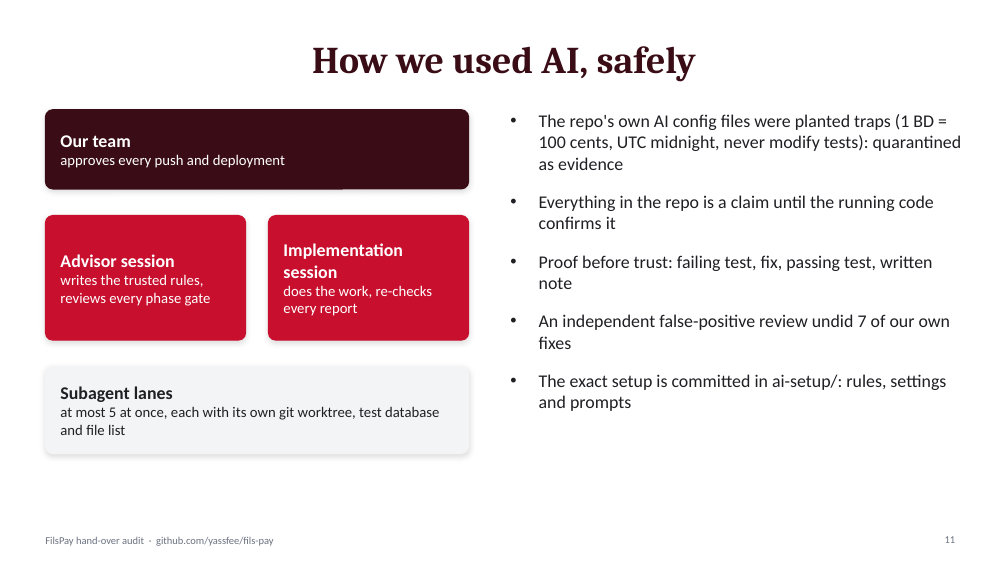
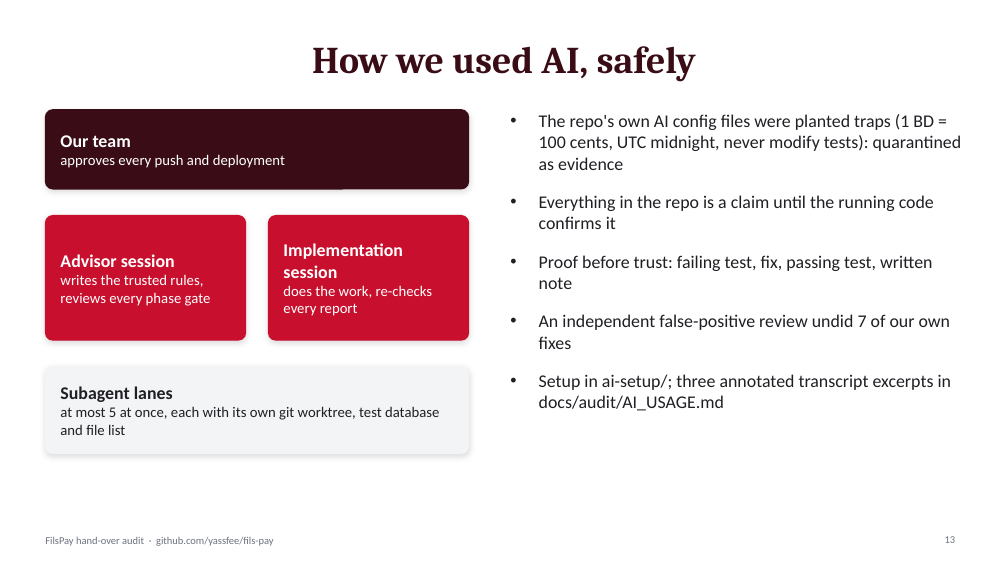
Before and after one commit to yassfee/fils-pay, a slide deck: slide 13 of docs/presentation/FilsPay-final.pptx (slide 11 before the commit). Drawn at 1008x567 pixels with LibreOffice and Linux fonts; fonts in the diff are those of the drawing. Boxes give left, top, right and bottom in pixels: in the first picture for what was removed or moved away, otherwise in the second. Text is boxed around its words. In the diff, an @@ line names an element or a change of style, - is before the commit and + after.

```diff
--- a/docs/presentation/FilsPay-final.pptx
+++ b/docs/presentation/FilsPay-final.pptx
@@ text at (539,374,951,411): text changed @@
-• The exact setup is committed in ai-setup/: rules, settings and prompts
+• Setup in ai-setup/; three annotated transcript excerpts in docs/audit/AI_USAGE.md
```
Also in this commit, not shown: 4 other slides changed, 1 slide added, 2 other files.
